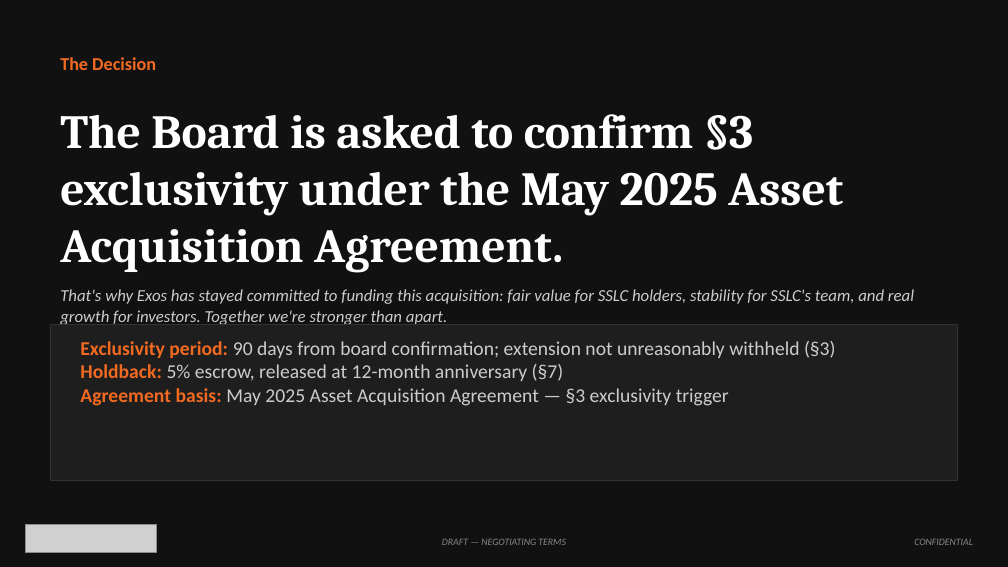
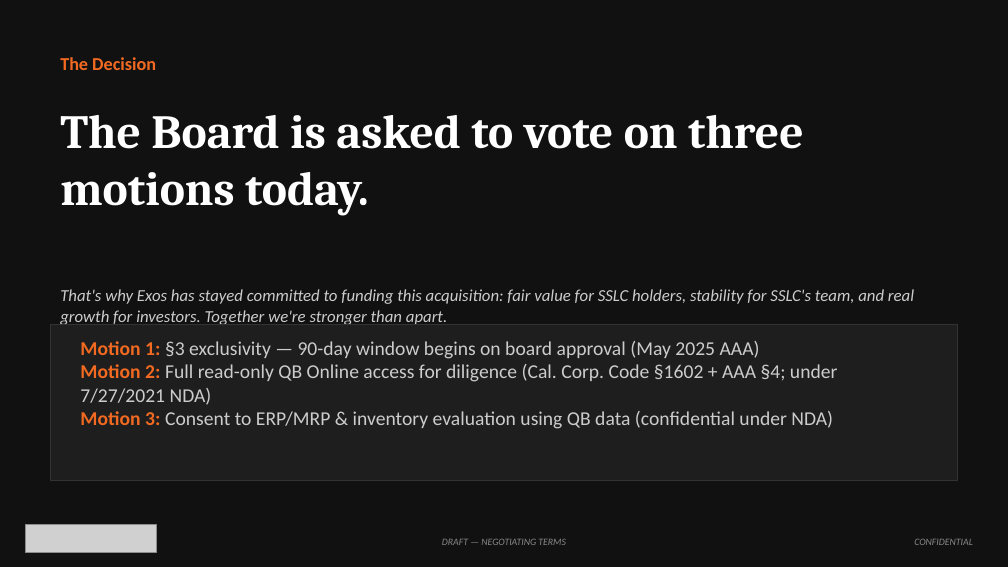
Before and after one commit to ExosAerospace/workspace, a slide deck: slide 2 of drafts/Exos_SSLC_Board_Offer_Overview_2026-10-10_r2.pptx. Drawn at 1008x567 pixels with LibreOffice and Linux fonts; fonts in the diff are those of the drawing; grey boxes stand for pictures. Boxes give left, top, right and bottom in pixels: in the first picture for what was removed or moved away, otherwise in the second. Text is boxed around its words. In the diff, an @@ line names an element or a change of style, - is before the commit and + after.

```diff
--- a/drafts/Exos_SSLC_Board_Offer_Overview_2026-10-10_r2.pptx
+++ b/drafts/Exos_SSLC_Board_Offer_Overview_2026-10-10_r2.pptx
@@ text at box(60, 115, 804, 215): text changed @@
-The Board is asked to confirm §3 exclusivity under the May 2025 Asset Acquisition Agreement.
+The Board is asked to vote on three motions today.
@@ text at box(80, 341, 838, 429): text changed @@
-Exclusivity period: 90 days from board confirmation; extension not unreasonably withheld (§3)
-Holdback: 5% escrow, released at 12-month anniversary (§7)
-Agreement basis: May 2025 Asset Acquisition Agreement — §3 exclusivity trigger
+Motion 1: §3 exclusivity — 90-day window begins on board approval (May 2025 AAA)
+Motion 2: Full read-only QB Online access for diligence (Cal. Corp. Code §1602 + AAA §4; under 7/27/2021 NDA)
+Motion 3: Consent to ERP/MRP & inventory evaluation using QB data (confidential under NDA)
```
Also in this commit, not shown: 1 other slide changed, 1 slide added, 2 other files.
